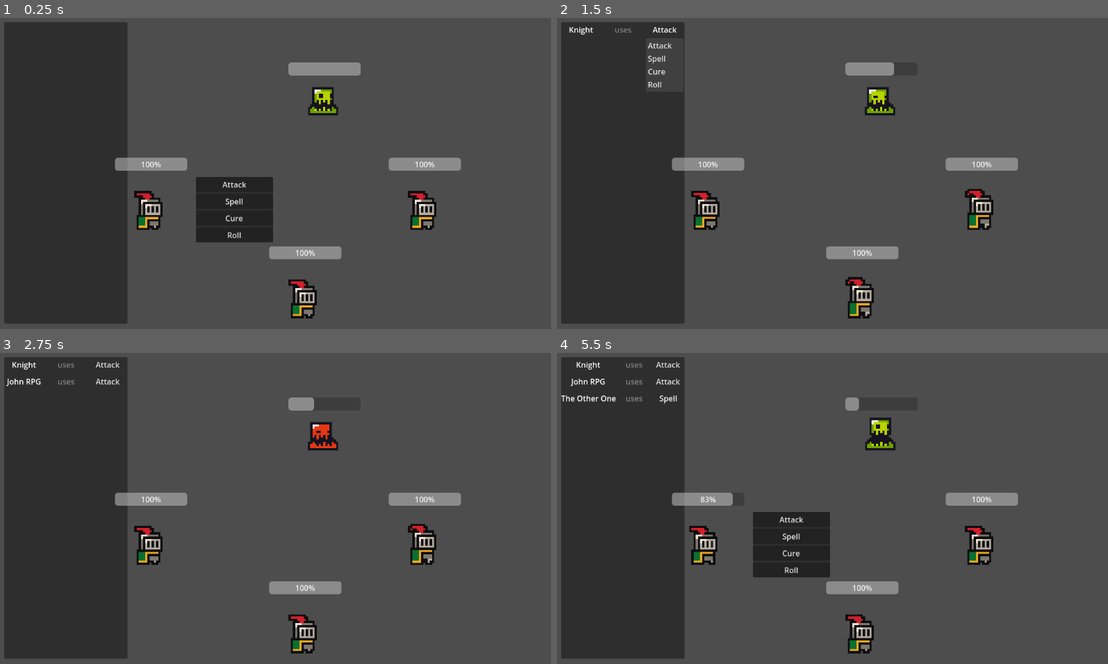
Above: before the commit, frames 1-4 (two rows, left to right).
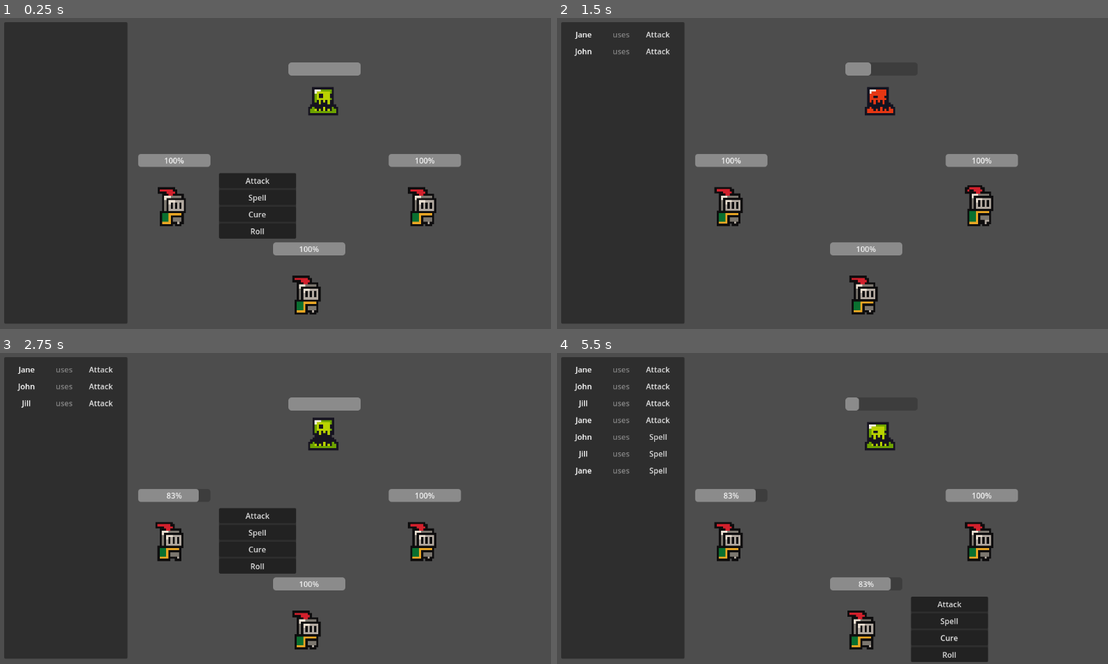
Above: after the commit, the same moments.

Repository: jhobz/rpg-prototype
Game: Godot game, scene res://scenes/game.tscn
Same seed, same stepped clock (60 frames per second), same inputs: the game is played once before the commit and once after it.
Inputs:
- Up to frame 1 (0.25 s): no input
- Up to frame 2 (1.5 s): click "Attack" at 0.5 s; click "Attack" at 1.25 s
- Up to frame 3 (2.75 s): click "Attack" at 2 s
- Up to frame 4 (5.5 s): click "Attack" at 2.75 s; click "Spell" at 3.5 s; click "Spell" at 4.25 s; click "Spell" at 5 s

The runs differ from the first frame. In frame 1, 5.6% of the frame differs, in the area x 20-84%, y 43-97%; in frame 2, 4.2%; in frame 3, 7.3%; in frame 4, 10%, in the area x 0-84%, y 2-100%.

Commit message:
uh i don't remember anymore

Diff:
--- a/logic/game_states/EncounterSetup.gd
+++ b/logic/game_states/EncounterSetup.gd
@@ -9,6 +9,7 @@
 var current_encounter: int = 0
 
 func init():
+	%Instructions.toggle_input(false)
 	current_encounter = 0
 
 func enter():
--- a/logic/game_states/RunResults.gd
+++ b/logic/game_states/RunResults.gd
@@ -5,12 +5,14 @@
 var ready_for_next_run := false
 
 func enter():
-	# %Status.text = "IT'S EDIT TIME, BABY!"
-	# %Status.visible = true
+	%Status.text = "The party perished! But the adventure does not end there...\nUse the left panel to modify your moves and try again!"
+	%Status.visible = true
+	%Instructions.toggle_input(true)
 	%RunResultsPanel.visible = true
 	ready_for_next_run = false
 
 func exit():
+	%Status.visible = false
 	%RunResultsPanel.visible = false
 
 func process(_delta: float) -> State:
--- a/scenes/Character/Characters/Enemies/slime.tscn
+++ b/scenes/Character/Characters/Enemies/slime.tscn
@@ -31,7 +31,7 @@
 sprite_frames = ExtResource("4_b8ylj")
 animation = &"idle"
 autoplay = "idle"
-frame_progress = 0.850646
+frame_progress = 0.188669
 
 [node name="GUIComponent" type="Control" parent="."]
 layout_mode = 3
--- a/scenes/Character/Characters/PlayerCharacters/knight.tscn
+++ b/scenes/Character/Characters/PlayerCharacters/knight.tscn
@@ -35,7 +35,7 @@
 sprite_frames = ExtResource("4_55yqc")
 animation = &"idle"
 autoplay = "idle"
-frame_progress = 0.297758
+frame_progress = 0.496907
 
 [node name="GUIComponent" type="Control" parent="."]
 layout_mode = 3
--- a/scenes/game.tscn
+++ b/scenes/game.tscn
@@ -17,6 +17,7 @@
 [ext_resource type="PackedScene" uid="uid://ckjw2y4erudd7" path="res://scenes/Character/Characters/PlayerCharacters/knight.tscn" id="13_kvuet"]
 [ext_resource type="Script" uid="uid://ckgj35awmpkwb" path="res://logic/game_states/RunResults.gd" id="15_1kice"]
 [ext_resource type="Script" uid="uid://bk4nrf3hatx2u" path="res://scenes/instructions_ui_manager.gd" id="15_rysoc"]
+[ext_resource type="Script" uid="uid://ddbhdfuiub5a4" path="res://scenes/scroll_container.gd" id="17_5newe"]
 [ext_resource type="Script" uid="uid://31qx03oyx10a" path="res://scenes/Character/Actions/dead.gd" id="17_ssvqc"]
 [ext_resource type="Script" uid="uid://d246jol7cepep" path="res://scenes/Character/character_group.gd" id="18_1kice"]
 [ext_resource type="Script" uid="uid://daadsqqlq05r5" path="res://scenes/Character/Actions/nothing.gd" id="18_264po"]
@@ -24,7 +25,13 @@
 [sub_resource type="StyleBoxFlat" id="StyleBoxFlat_1kice"]
 content_margin_left = 50.0
 content_margin_right = 50.0
-bg_color = Color(0.453733, 0.569341, 0.981013, 1)
+bg_color = Color(0.0980392, 0.462745, 0.823529, 1)
+corner_radius_top_left = 5
+corner_radius_top_right = 5
+corner_radius_bottom_right = 5
+corner_radius_bottom_left = 5
+shadow_size = 2
+shadow_offset = Vector2(2, 2)
 
 [node name="Game" type="Node2D"]
 
@@ -130,16 +137,6 @@
 theme_override_constants/margin_right = 10
 theme_override_constants/margin_bottom = 10
 
-[node name="Status" type="Label" parent="Control/MarginContainer"]
-unique_name_in_owner = true
-visible = false
-layout_mode = 2
-size_flags_horizontal = 3
-theme_override_font_sizes/font_size = 20
-text = "An enemy is approaching!"
-horizontal_alignment = 1
-metadata/_edit_use_anchors_ = true
-
 [node name="Commands" type="Control" parent="Control/MarginContainer"]
 visible = false
 layout_mode = 2
@@ -182,25 +179,38 @@
 
 [node name="ScrollContainer" type="ScrollContainer" parent="Control/MarginContainer/HSplitContainer/Instructions/PanelContainer"]
 layout_mode = 2
+follow_focus = true
+draw_focus_border = true
+vertical_scroll_mode = 4
+script = ExtResource("17_5newe")
 
 [node name="VBoxContainer" type="VBoxContainer" parent="Control/MarginContainer/HSplitContainer/Instructions/PanelContainer/ScrollContainer"]
 layout_mode = 2
 size_flags_horizontal = 3
 
-[node name="GridContainer" type="GridContainer" parent="Control/MarginContainer/HSplitContainer/Instructions/PanelContainer/ScrollContainer/VBoxContainer"]
+[node name="MarginContainer" type="MarginContainer" parent="Control/MarginContainer/HSplitContainer/Instructions/PanelContainer/ScrollContainer/VBoxContainer"]
+layout_mode = 2
+size_flags_vertical = 3
+theme_override_constants/margin_left = 10
+theme_override_constants/margin_top = 10
+theme_override_constants/margin_right = 10
+theme_override_constants/margin_bottom = 10
+
+[node name="GridContainer" type="GridContainer" parent="Control/MarginContainer/HSplitContainer/Instructions/PanelContainer/ScrollContainer/VBoxContainer/MarginContainer"]
 layout_mode = 2
 size_flags_vertical = 3
 size_flags_stretch_ratio = 5.8
+mouse_default_cursor_shape = 8
 columns = 3
 
-[node name="Source" type="Label" parent="Control/MarginContainer/HSplitContainer/Instructions/PanelContainer/ScrollContainer/VBoxContainer/GridContainer"]
+[node name="Source" type="Label" parent="Control/MarginContainer/HSplitContainer/Instructions/PanelContainer/ScrollContainer/VBoxContainer/MarginContainer/GridContainer"]
 visible = false
 layout_mode = 2
 size_flags_horizontal = 3
 text = "John"
 horizontal_alignment = 1
 
-[node name="Label" type="Label" parent="Control/MarginContainer/HSplitContainer/Instructions/PanelContainer/ScrollContainer/VBoxContainer/GridContainer"]
+[node name="Label" type="Label" parent="Control/MarginContainer/HSplitContainer/Instructions/PanelContainer/ScrollContainer/VBoxContainer/MarginContainer/GridContainer"]
 visible = false
 layout_mode = 2
 size_flags_horizontal = 3
@@ -208,38 +218,67 @@
 text = "uses"
 horizontal_alignment = 1
 
-[node name="Action" type="MenuButton" parent="Control/MarginContainer/HSplitContainer/Instructions/PanelContainer/ScrollContainer/VBoxContainer/GridContainer"]
-visible = false
-layout_mode = 2
-size_flags_horizontal = 3
+[node name="Action" type="MenuButton" parent="Control/MarginContainer/HSplitContainer/Instructions/PanelContainer/ScrollContainer/VBoxContainer/MarginContainer/GridContainer"]
+visible = false
+layout_mode = 2
+size_flags_horizontal = 3
+mouse_filter = 2
+mouse_default_cursor_shape = 2
 text = "Hate"
 
-[node name="RunResultsPanel" type="PanelContainer" parent="Control/MarginContainer/HSplitContainer"]
-unique_name_in_owner = true
-visible = false
-custom_minimum_size = Vector2(32.765, 0)
-layout_mode = 2
-
-[node name="GridContainer" type="GridContainer" parent="Control/MarginContainer/HSplitContainer/RunResultsPanel"]
-layout_mode = 2
-
-[node name="MarginContainer" type="MarginContainer" parent="Control/MarginContainer/HSplitContainer/RunResultsPanel/GridContainer"]
+[node name="BoxContainer" type="BoxContainer" parent="Control/MarginContainer/HSplitContainer"]
+layout_mode = 2
+size_flags_horizontal = 3
+
+[node name="RunResultsPanel" type="GridContainer" parent="Control/MarginContainer/HSplitContainer/BoxContainer"]
+unique_name_in_owner = true
+visible = false
+layout_mode = 2
+size_flags_horizontal = 3
+
+[node name="MarginContainer" type="MarginContainer" parent="Control/MarginContainer/HSplitContainer/BoxContainer/RunResultsPanel"]
 layout_mode = 2
 size_flags_horizontal = 3
 size_flags_vertical = 3
 theme_override_constants/margin_bottom = 10
 
-[node name="Panel" type="Panel" parent="Control/MarginContainer/HSplitContainer/RunResultsPanel/GridContainer/MarginContainer"]
-custom_minimum_size = Vector2(0, 500)
-layout_mode = 2
-size_flags_horizontal = 3
-
-[node name="NextRunButton" type="Button" parent="Control/MarginContainer/HSplitContainer/RunResultsPanel/GridContainer"]
+[node name="Panel" type="Panel" parent="Control/MarginContainer/HSplitContainer/BoxContainer/RunResultsPanel/MarginContainer"]
+custom_minimum_size = Vector2(0, 550)
+layout_mode = 2
+size_flags_horizontal = 3
+
+[node name="NextRunButton" type="Button" parent="Control/MarginContainer/HSplitContainer/BoxContainer/RunResultsPanel"]
 layout_mode = 2
 size_flags_horizontal = 8
 size_flags_vertical = 3
+mouse_default_cursor_shape = 2
 theme_override_styles/normal = SubResource("StyleBoxFlat_1kice")
-text = "Next run"
+text = "Next run →"
+icon_alignment = 2
+expand_icon = true
+
+[node name="Status" type="Label" parent="Control"]
+unique_name_in_owner = true
+top_level = true
+z_index = 1
+layout_mode = 1
+anchors_preset = -1
+anchor_left = 0.117188
+anchor_top = -0.0895062
+anchor_right = 0.117188
+anchor_bottom = -0.0895062
+offset_left = -215.0
+offset_top = -14.0
+offset_right = 215.0
+offset_bottom = 14.0
+grow_horizontal = 2
+grow_vertical = 2
+size_flags_horizontal = 3
+theme_override_font_sizes/font_size = 20
+text = "An enemy is approaching!"
+horizontal_alignment = 1
+vertical_alignment = 1
+metadata/_edit_use_anchors_ = true
 
 [node name="Camera2D" type="Camera2D" parent="."]
 
@@ -260,15 +299,16 @@
 script = ExtResource("18_1kice")
 
 [node name="Knight" parent="Characters/Players" instance=ExtResource("13_kvuet")]
-position = Vector2(-264, 64)
+position = Vector2(-216, 56)
+char_name = "Jane"
 
 [node name="John" parent="Characters/Players" instance=ExtResource("13_kvuet")]
-position = Vector2(56, 248)
-char_name = "John RPG"
+position = Vector2(64, 240)
+char_name = "John"
 
 [node name="OtherOne" parent="Characters/Players" instance=ExtResource("13_kvuet")]
-position = Vector2(304, 64)
-char_name = "The Other One"
+position = Vector2(304, 56)
+char_name = "Jill"
 
 [node name="Enemies" type="Node" parent="Characters"]
 script = ExtResource("18_1kice")
@@ -276,4 +316,4 @@
 [connection signal="encounter_started" from="GameStateMachine/EncounterSetup" to="GameManager" method="_on_encounter_setup_encounter_started"]
 [connection signal="turn_active" from="GameStateMachine/CharacterTurn" to="GameManager" method="_on_character_turn_turn_active"]
 [connection signal="pressed" from="Control/MarginContainer/Commands/PanelContainer/VBoxContainer/PlaybackButton" to="GameManager" method="_on_playback_button_pressed"]
-[connection signal="pressed" from="Control/MarginContainer/HSplitContainer/RunResultsPanel/GridContainer/NextRunButton" to="GameStateMachine/RunResults" method="_on_next_run_button_pressed"]
+[connection signal="pressed" from="Control/MarginContainer/HSplitContainer/BoxContainer/RunResultsPanel/NextRunButton" to="GameStateMachine/RunResults" method="_on_next_run_button_pressed"]
--- a/scenes/game_manager.gd
+++ b/scenes/game_manager.gd
@@ -15,7 +15,7 @@
 var current_enemy_instruction: Instruction
 
 func _ready() -> void:
-	# Engine.time_scale = 4
+	Engine.time_scale = 4
 	Globals.game_manager = self
 	state_machine.init_state_machine()
 
--- a/scenes/instructions_ui_manager.gd
+++ b/scenes/instructions_ui_manager.gd
@@ -1,6 +1,6 @@
 class_name InstructionsUIManager extends Control
 
-@onready var grid: GridContainer = $PanelContainer/ScrollContainer/VBoxContainer/GridContainer
+@onready var grid: GridContainer = $PanelContainer/ScrollContainer/VBoxContainer/MarginContainer/GridContainer
 
 func add_instruction(instruction: Instruction):
 	var source_name = instruction.source.char_name
@@ -39,6 +39,11 @@
 	print(ui_items[i])
 	ui_items[i].text = instruction.action.action_name
 
+func toggle_input(state: bool):
+	var value = Control.MOUSE_FILTER_PASS if state else Control.MOUSE_FILTER_IGNORE
+	self.propagate_call("set_mouse_filter", [value])
+	grid.mouse_default_cursor_shape = Control.CURSOR_ARROW if state else Control.CURSOR_FORBIDDEN
+
 #region Listeners
 
 func _on_popup_window_index_pressed(index: int, instruction: Instruction, btn: MenuButton) -> void:
--- /dev/null
+++ b/scenes/scroll_container.gd
@@ -0,0 +1,14 @@
+extends ScrollContainer
+
+@onready var scrollbar = get_v_scroll_bar()
+
+var max_scroll_length = 0
+
+func _ready():
+	scrollbar.changed.connect(handle_scrollbar_changed)
+	max_scroll_length = scrollbar.max_value
+
+func handle_scrollbar_changed():
+	if max_scroll_length != scrollbar.max_value:
+		max_scroll_length = scrollbar.max_value
+		self.scroll_vertical = max_scroll_length
Not shown: 1 places in scenes/game.tscn that only renumber resources
Not shown, added: scenes/scroll_container.gd.uid
